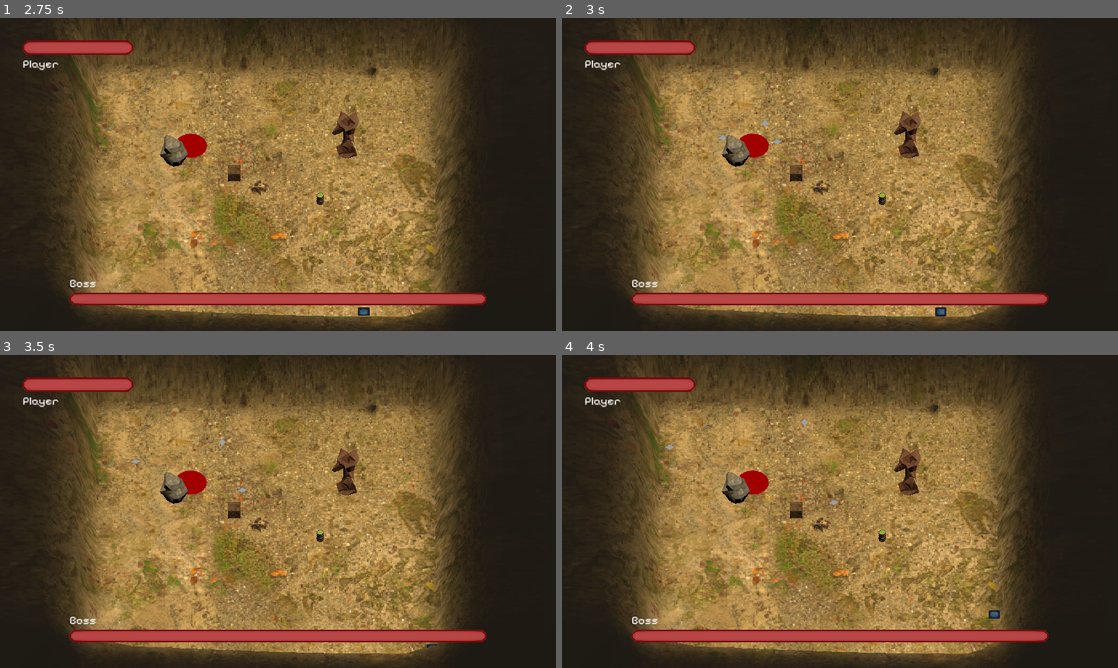
Above: before the commit, frames 1-4 (two rows, left to right).
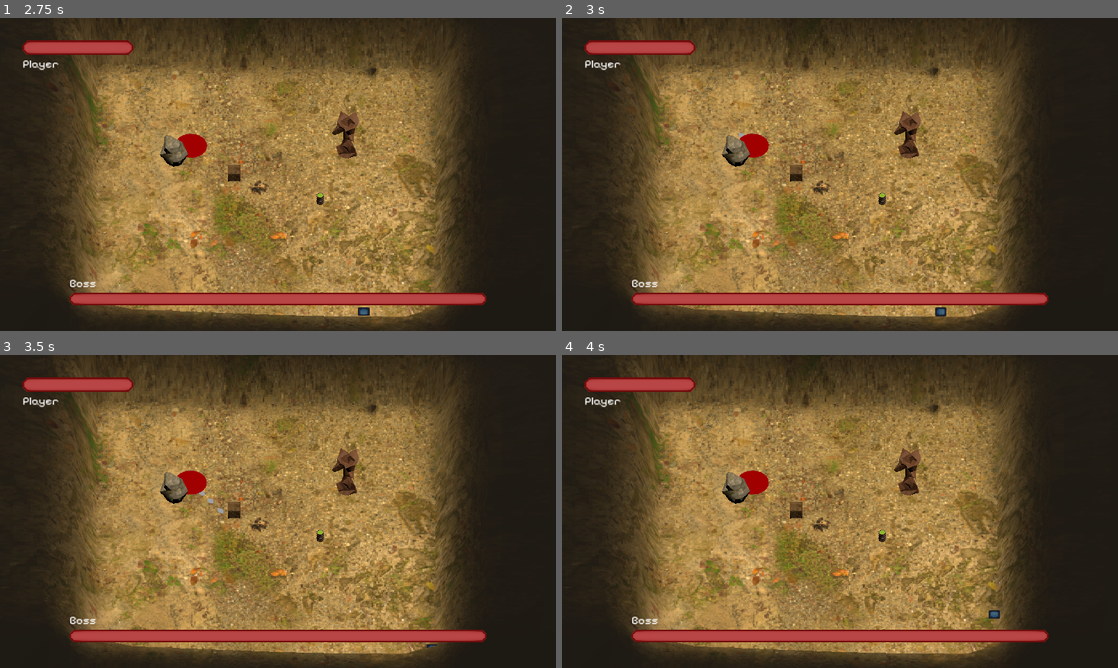
Above: after the commit, the same moments.

Repository: sticks-stuff/ggj
Game: Godot game, scene res://scenes/player_draw_pane.tscn
The game is run twice, just before and just after one commit, with the same random seed, the same clock (stepped at 60 frames per second) and the same inputs.
Inputs:
- Up to frame 1 (2.75 s): click "Start" at 0.5 s; hold D (right) 1.28-2.03 s; hold Space (fire) 1.28-2.03 s; hold S (down) from 2.03 s (still down); tap Space (fire) at 2.1 s
- Up to frame 2 (3 s): release S (down) at 2.78 s; hold D (right) from 2.78 s (still down); hold Space (fire) from 2.78 s (still down)
- Up to frame 3 (3.5 s): keep holding D (right); keep holding Space (fire)
- Up to frame 4 (4 s): release D (right) at 3.53 s; release Space (fire) at 3.53 s; hold W (up) from 3.53 s (still down); tap Space (fire) at 3.6 s

Frame 1 is identical in both runs. In frame 2, less than 0.1% of the frame differs, in the area x 28-40%, y 32-41%; in frame 3, 0.1%, in the area x 23-45%, y 26-51%; in frame 4, less than 0.1%.

Commit message:
add attack 2

Diff:
--- a/scenes/boss/attack_1.tscn
+++ b/scenes/boss/attack_1.tscn
@@ -1,17 +1,19 @@
 [gd_scene load_steps=2 format=3 uid="uid://c4ysd4c1e47rn"]
 
-[ext_resource type="PackedScene" path="res://scenes/boss/enemy_bullet.tscn" id="1_ceulw"]
+[ext_resource type="PackedScene" uid="uid://dxd03hqr71cf0" path="res://scenes/boss/enemy_bullet.tscn" id="1_ceulw"]
 
 [node name="Attack1" type="Node3D"]
 
 [node name="Bullet" parent="." instance=ExtResource("1_ceulw")]
-transform = Transform3D(-0.198657, 0, 0.151775, 0, 0.25, 0, -0.151775, 0, -0.198657, 3.00792, -1.42109e-14, -1.46245)
-
-[node name="Bullet2" parent="." instance=ExtResource("1_ceulw")]
-transform = Transform3D(0.121851, 0, 0.218294, 0, 0.25, 0, -0.218294, 0, 0.121851, 2.29905, 0, 1.12079)
+speed = 7
+max_speed = 13
 
 [node name="Bullet3" parent="." instance=ExtResource("1_ceulw")]
-transform = Transform3D(0.130948, 0, -0.212961, 0, 0.25, 0, 0.212961, 0, 0.130948, -1.15591, 0, 0.34805)
+transform = Transform3D(0.25, 0, 0, 0, 0.25, 0, 0, 0, 0.25, 0.0568476, 0, -1.05483)
+speed = 7
+max_speed = 11
 
-[node name="Bullet4" parent="." instance=ExtResource("1_ceulw")]
-transform = Transform3D(-0.142822, 0, -0.205188, 0, 0.25, 0, 0.205188, 0, -0.142822, -1.60295, 0, -2.74928)
+[node name="Bullet5" parent="." instance=ExtResource("1_ceulw")]
+transform = Transform3D(0.25, 0, 0, 0, 0.25, 0, 0, 0, 0.25, 0.0442152, 0, -2.17283)
+speed = 7
+max_speed = 10
--- /dev/null
+++ b/scenes/boss/attack_2.tscn
@@ -0,0 +1,77 @@
+[gd_scene load_steps=2 format=3 uid="uid://bq3lksrtvsdlx"]
+
+[ext_resource type="PackedScene" uid="uid://dxd03hqr71cf0" path="res://scenes/boss/enemy_bullet.tscn" id="1_1tyrq"]
+
+[node name="Attack1" type="Node3D"]
+
+[node name="Bullet" parent="." instance=ExtResource("1_1tyrq")]
+transform = Transform3D(-0.198657, 0, 0.151775, 0, 0.25, 0, -0.151775, 0, -0.198657, 3.00792, -1.42109e-14, -1.46245)
+speed = 30
+max_speed = 60
+fireAtPlayer = false
+
+[node name="Bullet5" parent="." instance=ExtResource("1_1tyrq")]
+transform = Transform3D(-0.249231, 0, 0.0195975, 0, 0.25, 0, -0.0195975, 0, -0.249231, 1.13701, -1.42109e-14, -3.07306)
+speed = 30
+max_speed = 60
+fireAtPlayer = false
+
+[node name="Bullet6" parent="." instance=ExtResource("1_1tyrq")]
+transform = Transform3D(0.232534, 0, -0.0918042, 0, 0.25, 0, 0.0918042, 0, 0.232534, 0.526936, -1.42109e-14, 1.83197)
+speed = 30
+max_speed = 60
+fireAtPlayer = false
+
+[node name="Bullet7" parent="." instance=ExtResource("1_1tyrq")]
+transform = Transform3D(0.132395, 0, -0.212066, 0, 0.25, 0, 0.212066, 0, 0.132395, -1.36024, -1.42109e-14, 1.93772)
+speed = 30
+max_speed = 60
+fireAtPlayer = false
+
+[node name="Bullet8" parent="." instance=ExtResource("1_1tyrq")]
+transform = Transform3D(-0.0875766, 0, -0.234159, 0, 0.25, 0, 0.234159, 0, -0.0875766, -2.3933, -1.42109e-14, -1.21842)
+speed = 30
+max_speed = 60
+fireAtPlayer = false
+
+[node name="Bullet9" parent="." instance=ExtResource("1_1tyrq")]
+transform = Transform3D(-0.225681, 0, -0.107557, 0, 0.25, 0, 0.107557, 0, -0.225681, -0.888445, -1.42109e-14, -1.29976)
+speed = 30
+max_speed = 60
+fireAtPlayer = false
+
+[node name="Bullet10" parent="." instance=ExtResource("1_1tyrq")]
+transform = Transform3D(-0.220101, 0, 0.118557, 0, 0.25, 0, -0.118557, 0, -0.220101, 2.46292, -1.42109e-14, -2.73955)
+speed = 30
+max_speed = 60
+fireAtPlayer = false
+
+[node name="Bullet12" parent="." instance=ExtResource("1_1tyrq")]
+transform = Transform3D(-0.220101, 0, 0.118557, 0, 0.25, 0, -0.118557, 0, -0.220101, -0.13195, -1.42109e-14, -3.25201)
+speed = 30
+max_speed = 60
+fireAtPlayer = false
+
+[node name="Bullet11" parent="." instance=ExtResource("1_1tyrq")]
+transform = Transform3D(0.11783, 0, 0.220491, 0, 0.25, 0, -0.220491, 0, 0.11783, 3.15434, -1.42109e-14, -0.0877413)
+speed = 30
+max_speed = 60
+fireAtPlayer = false
+
+[node name="Bullet2" parent="." instance=ExtResource("1_1tyrq")]
+transform = Transform3D(0.121851, 0, 0.218294, 0, 0.25, 0, -0.218294, 0, 0.121851, 2.29905, 0, 1.12079)
+speed = 30
+max_speed = 60
+fireAtPlayer = false
+
+[node name="Bullet3" parent="." instance=ExtResource("1_1tyrq")]
+transform = Transform3D(0.130948, 0, -0.212961, 0, 0.25, 0, 0.212961, 0, 0.130948, -1.15591, 0, 0.34805)
+speed = 30
+max_speed = 60
+fireAtPlayer = false
+
+[node name="Bullet4" parent="." instance=ExtResource("1_1tyrq")]
+transform = Transform3D(-0.142822, 0, -0.205188, 0, 0.25, 0, 0.205188, 0, -0.142822, -1.60295, 0, -2.74928)
+speed = 30
+max_speed = 60
+fireAtPlayer = false
--- a/scenes/boss/boss.tscn
+++ b/scenes/boss/boss.tscn
@@ -1,14 +1,15 @@
-[gd_scene load_steps=5 format=3 uid="uid://cs4wav8lh44bu"]
+[gd_scene load_steps=6 format=3 uid="uid://cs4wav8lh44bu"]
 
 [ext_resource type="Script" path="res://scripts/boss.gd" id="1_cae7m"]
 [ext_resource type="Texture2D" uid="uid://l3dq4xchlklx" path="res://sprites/boss_placeholder.png" id="1_vgilx"]
 [ext_resource type="PackedScene" uid="uid://c4ysd4c1e47rn" path="res://scenes/boss/attack_1.tscn" id="2_75nkf"]
+[ext_resource type="PackedScene" uid="uid://bq3lksrtvsdlx" path="res://scenes/boss/attack_2.tscn" id="3_t1yk7"]
 
 [sub_resource type="BoxShape3D" id="BoxShape3D_i035s"]
 
 [node name="BossBody" type="CharacterBody3D"]
 script = ExtResource("1_cae7m")
-attacks = Array[PackedScene]([ExtResource("2_75nkf")])
+attacks = Array[PackedScene]([ExtResource("2_75nkf"), ExtResource("3_t1yk7")])
 
 [node name="Sprite3D" type="Sprite3D" parent="."]
 unique_name_in_owner = true
--- a/scripts/boss.gd
+++ b/scripts/boss.gd
@@ -101,7 +101,7 @@
 			print("Firing")
 			var attack_instance = _selectRandomAttack().instantiate()
 			attack_instance.position = self.global_transform.origin
-			attack_instance.rotation = self.rotation
+			attack_instance.rotation.y = self.rotation.y
 			get_parent().add_child(attack_instance)
 			hasFired = true
 		target_velocity = Vector3.ZERO
--- a/scripts/enemy_bullet.gd
+++ b/scripts/enemy_bullet.gd
@@ -1,9 +1,14 @@
 extends CharacterBody3D
 @export var speed = 15
 @export var max_speed = 30  # Maximum speed
+@export var fireAtPlayer = true
+var forward_direction
 
 func _physics_process(delta):
-	var forward_direction = transform.basis.z
+	if fireAtPlayer == false:
+		forward_direction = transform.basis.z
+	else:
+		forward_direction = get_parent().transform.basis.z
 	var target_velocity = forward_direction * max_speed  # Target velocity is forward direction times max speed
 
 	# Lerp the current velocity to the target velocity
